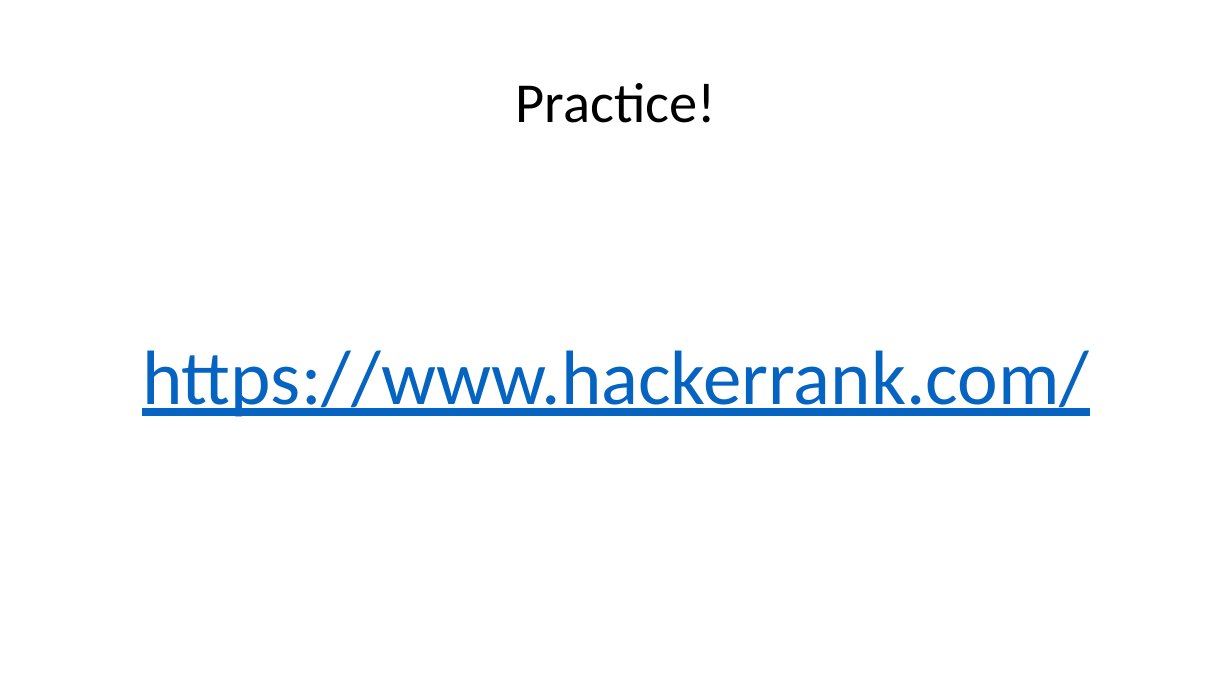
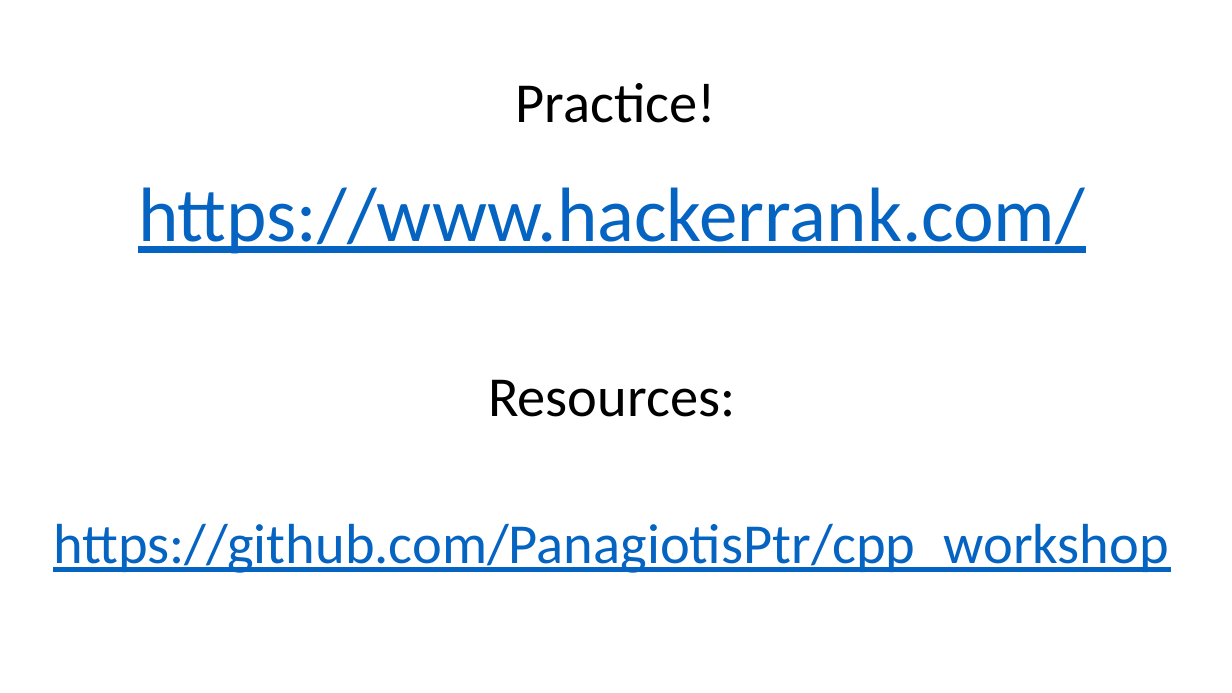
Before and after one commit to PanagiotisPtr/cpp_workshop, a slide deck: slide 17 of workshop_1/C++ Workshop 1.pptx. Drawn at 1232x693 pixels with LibreOffice and Linux fonts; fonts in the diff are those of the drawing. Boxes give left, top, right and bottom in pixels: in the first picture for what was removed or moved away, otherwise in the second. Text is boxed around its words. In the diff, an @@ line names an element or a change of style, - is before the commit and + after.

Commit message:
added github link to workshop 1

```diff
--- a/workshop_1/C++ Workshop 1.pptx
+++ b/workshop_1/C++ Workshop 1.pptx
@@ text "https://www.hackerrank.com/": place and size @@
-text "https://www.hackerrank.com/" at (142,350,1089,417)
+text "https://www.hackerrank.com/" at (53,187,1169,573)
@@ text at (53,379,1169,573): paragraphs added @@
+Resources:
+https://github.com/PanagiotisPtr/cpp_workshop
```
Also in this commit, not shown: 1 other file.
